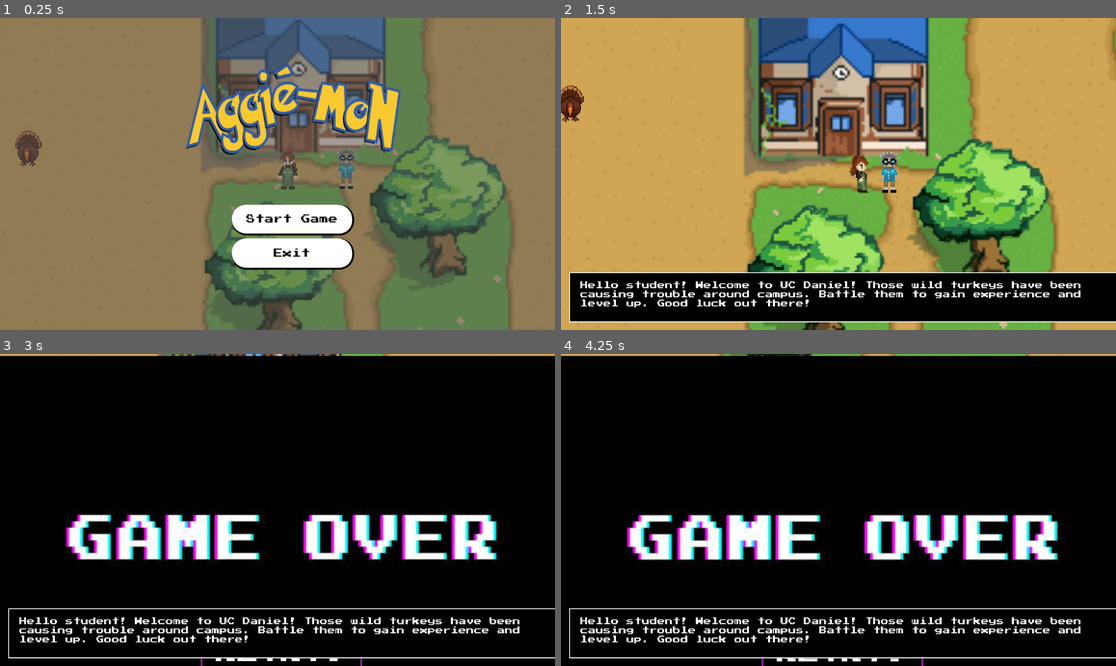
Above: before the commit, frames 1-4 (two rows, left to right).
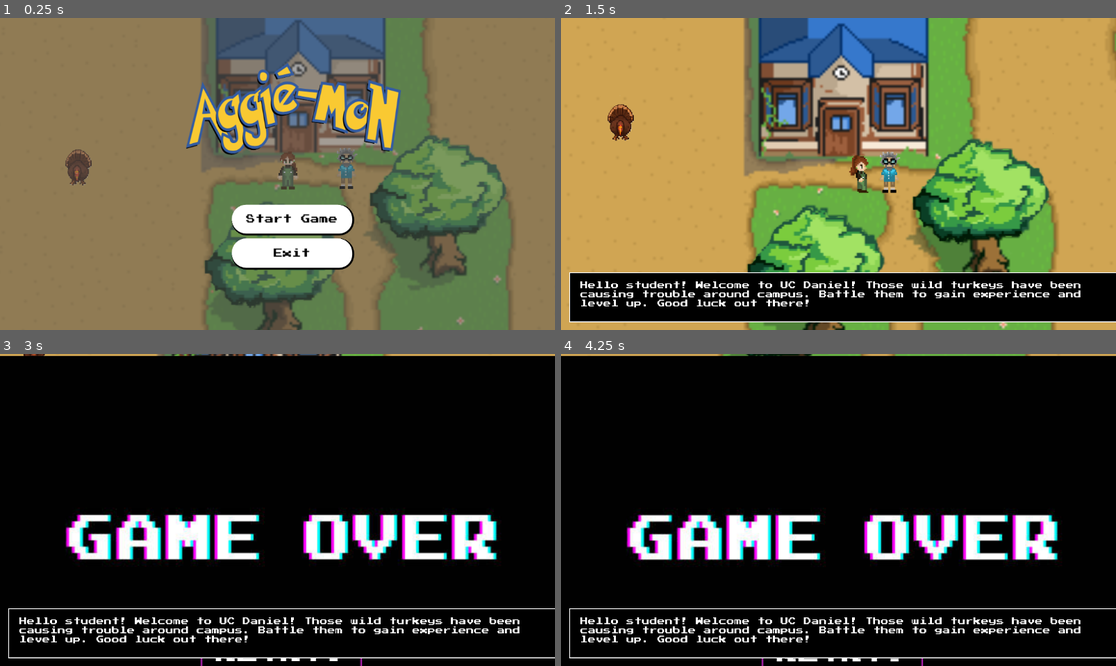
Above: after the commit, the same moments.

Repository: DrewCoding/179-Final-Project
Game: Godot game, scene res://Scenes/new_map_test.tscn
Two runs of this game, one before a commit and one after it. Both use one fixed random seed, a clock stepped at 60 frames per second and the inputs below.
Inputs:
- Up to frame 1 (0.25 s): no input
- Up to frame 2 (1.5 s): click "Start Game" at 0.5 s; hold D (right) from 1.28 s (still down); tap Space (Level Up) at 1.35 s
- Up to frame 3 (3 s): tap G (shop) at 1.52, 2.27 s; release D (right) at 2.03 s; hold S (down) 2.03-2.75 s; tap 0 at 2.1 s; click "RETRY?" at 2.75 s
- Up to frame 4 (4.25 s): click "RETRY?" at 3.5 s

The runs differ from the first frame. In frame 1, 0.7% of the frame differs, in the area x 2-17%, y 36-54%; in frame 2, 0.8%, in the area x 0-14%, y 21-40%; in frame 3, less than 0.1%; in frame 4, nothing differs.

Commit message:
position fixes

Diff:
--- a/aggiemon/Scenes/new_map_test.tscn
+++ b/aggiemon/Scenes/new_map_test.tscn
@@ -113,7 +113,7 @@
 [node name="SpawnerContainer" type="Node2D" parent="OverWorld"]
 
 [node name="EnemySpawner" type="Node2D" parent="OverWorld/SpawnerContainer"]
-position = Vector2(-120, 857)
+position = Vector2(-160, 727)
 script = ExtResource("7_fijs6")
 enemy_scene = ExtResource("3_m4a4n")
 
@@ -133,7 +133,7 @@
 enemy_scene = ExtResource("8_3v400")
 
 [node name="EnemySpawner5" type="Node2D" parent="OverWorld/SpawnerContainer"]
-position = Vector2(-307, 97)
+position = Vector2(-203, 136)
 script = ExtResource("7_fijs6")
 enemy_scene = ExtResource("8_3v400")
 
